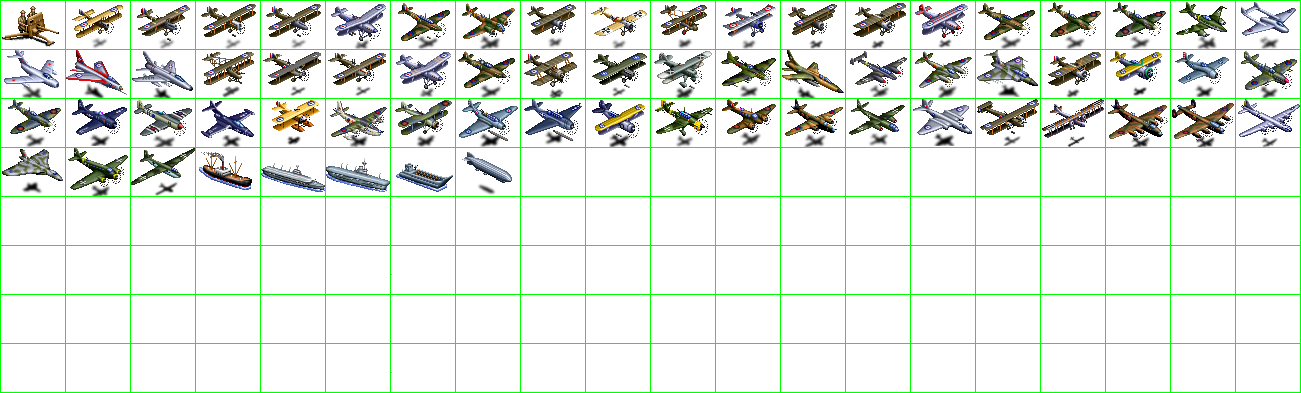
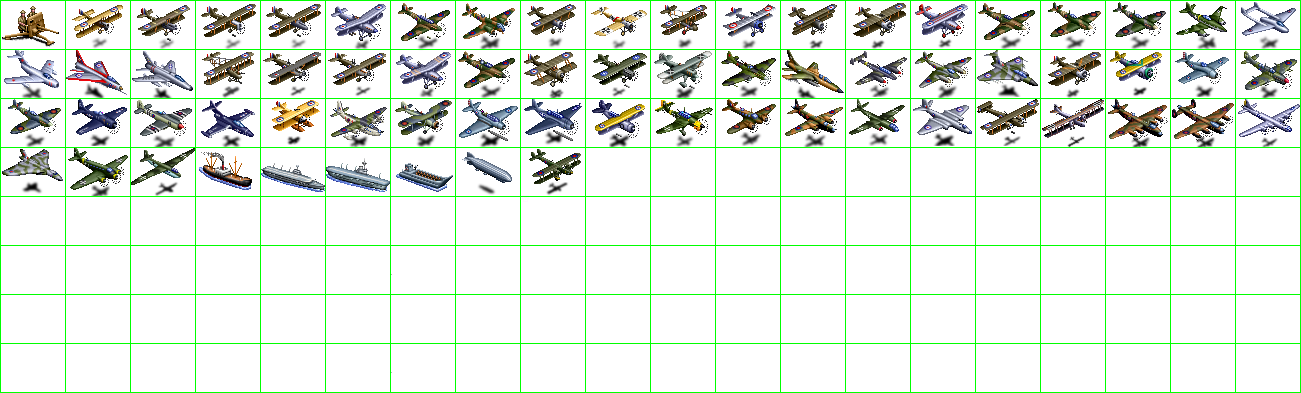
Two versions of the same layered image (1301px x 393px). Layer-by-layer changes:
painted on "units" over (x1=522, y1=149, x2=581, y2=202)
